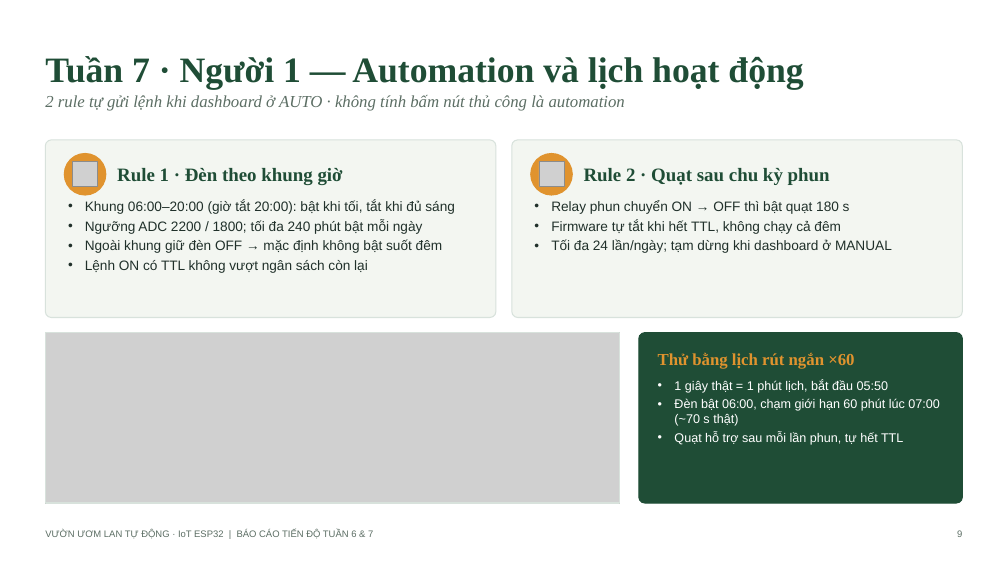
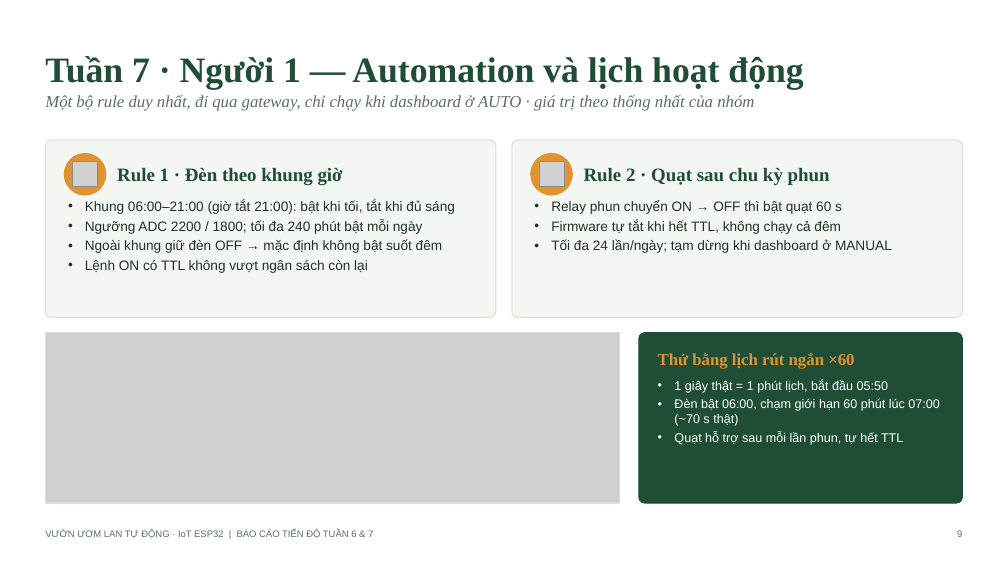
Before and after one commit to Khoa-Tr/orhid-software, a slide deck: slide 9 of docs/bao-cao-tuan-6-7.pptx. Drawn at 1008x567 pixels with LibreOffice and Linux fonts; fonts in the diff are those of the drawing; grey boxes stand for pictures. Boxes give left, top, right and bottom in pixels: in the first picture for what was removed or moved away, otherwise in the second. Text is boxed around its words. In the diff, an @@ line names an element or a change of style, - is before the commit and + after.

```diff
--- a/docs/bao-cao-tuan-6-7.pptx
+++ b/docs/bao-cao-tuan-6-7.pptx
@@ text at (45,95,754,111): text changed @@
-2 rule tự gửi lệnh khi dashboard ở AUTO · không tính bấm nút thủ công là automation
+Một bộ rule duy nhất, đi qua gateway, chỉ chạy khi dashboard ở AUTO · giá trị theo thống nhất của nhóm
@@ text at (85,200,455,214): text changed @@
-• Khung 06:00–20:00 (giờ tắt 20:00): bật khi tối, tắt khi đủ sáng
+• Khung 06:00–21:00 (giờ tắt 21:00): bật khi tối, tắt khi đủ sáng
@@ text at (551,200,842,214): text changed @@
-• Relay phun chuyển ON → OFF thì bật quạt 180 s
+• Relay phun chuyển ON → OFF thì bật quạt 60 s
```
Also in this commit, not shown: 5 other slides changed, 21 other files.
